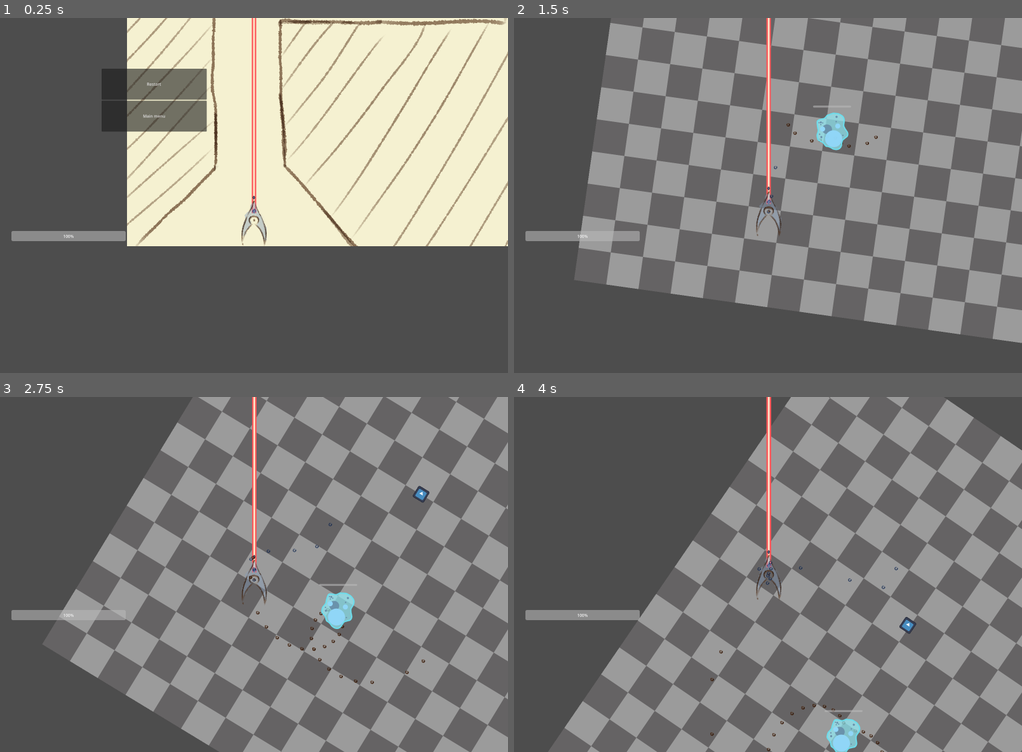
Above: before the commit, frames 1-4 (two rows, left to right).
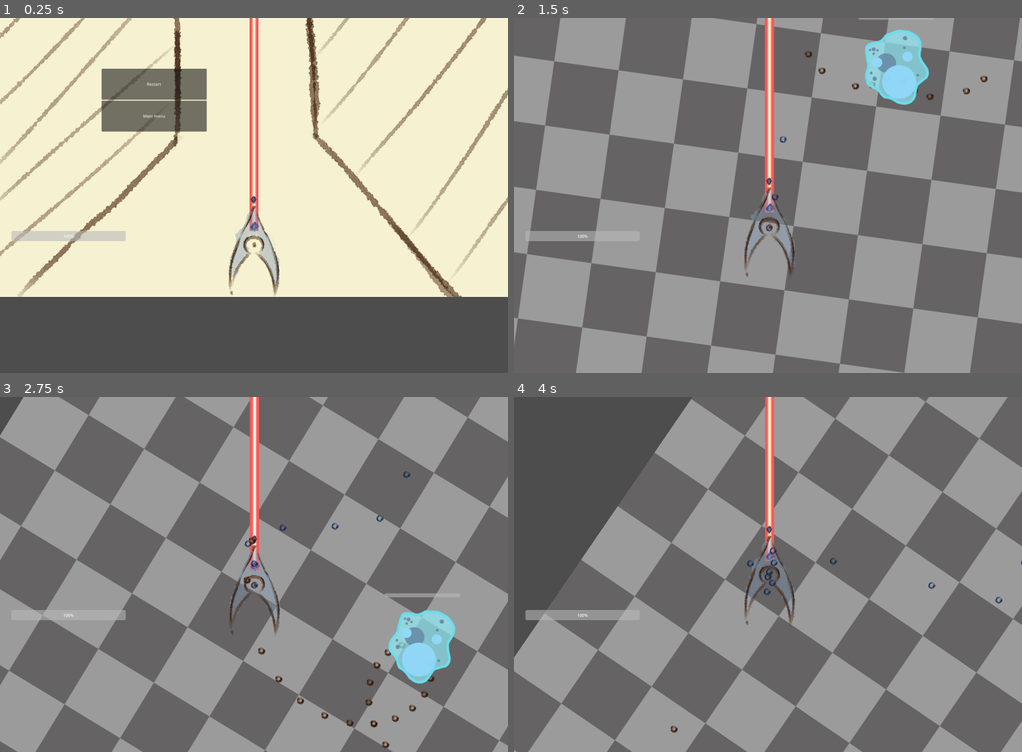
Above: after the commit, the same moments.

Repository: AustereTriceratops/BulletHellEngine
Game: Godot game, scene res://levels/level.tscn
Two runs of this game, one before a commit and one after it. Both use one fixed random seed, a clock stepped at 60 frames per second and the inputs below. The engine's default icon, where the game draws it, is replaced by a stand-in: a white triangle on a blue panel in a dark square.
Inputs (mouse positions are in pixels of both pictures, inside the frame that each line leads up to):
- Up to frame 1 (0.25 s): no input
- Up to frame 2 (1.5 s): click "Restart" at 0.5 s; move the mouse to (793, 195) at 1.27 s; hold W (player_up) from 1.28 s (still down); hold Q (look_left) from 1.28 s (still down)
- Up to frame 3 (2.75 s): keep holding W (player_up); move the mouse to (228, 574) at 2.02 s; release Q (look_left) at 2.03 s; tap E (look_right) at 2.1 s
- Up to frame 4 (4 s): keep holding W (player_up); move the mouse to (778, 567) at 2.77 s; hold Shift (shift) 2.78-3.53 s; move the mouse to (762, 581) at 3.52 s; tap Q (look_left) at 3.6 s

The runs differ from the first frame. In frame 1, 38% of the frame differs, in the area x 0-100%, y 0-79%; in frame 2, 52%; in frame 3, 53%, in the area x 0-100%, y 0-100%; in frame 4, 45%.

Commit message:
hit flash animation

Diff:
--- /dev/null
+++ b/enemies/FollowEnemy.tres
@@ -0,0 +1,76 @@
+[gd_resource type="VisualShader" load_steps=5 format=3 uid="uid://gpq4gjh1mypu"]
+
+[sub_resource type="VisualShaderNodeColorParameter" id="VisualShaderNodeColorParameter_ywdcx"]
+output_port_for_preview = 0
+parameter_name = "flashColor"
+default_value_enabled = true
+
+[sub_resource type="VisualShaderNodeIf" id="VisualShaderNodeIf_hhckj"]
+
+[sub_resource type="VisualShaderNodeBooleanParameter" id="VisualShaderNodeBooleanParameter_eqxj3"]
+parameter_name = "enabled"
+default_value_enabled = true
+default_value = true
+
+[sub_resource type="VisualShaderNodeInput" id="VisualShaderNodeInput_ss8ii"]
+input_name = "color"
+
+[resource]
+code = "shader_type canvas_item;
+render_mode blend_mix;
+
+uniform bool enabled = true;
+uniform vec4 flashColor : source_color = vec4(1.000000, 1.000000, 1.000000, 1.000000);
+
+
+
+void fragment() {
+// BooleanParameter:4
+	bool n_out4p0 = enabled;
+
+
+// ColorParameter:2
+	vec4 n_out2p0 = flashColor;
+
+
+// Input:5
+	vec4 n_out5p0 = COLOR;
+
+
+	vec3 n_out3p0;
+// If:3
+	float n_in3p1 = 0.00000;
+	float n_in3p2 = 0.00001;
+	if(abs((n_out4p0 ? 1.0 : 0.0) - n_in3p1) < n_in3p2)
+	{
+		n_out3p0 = vec3(n_out2p0.xyz);
+	}
+	else if((n_out4p0 ? 1.0 : 0.0) < n_in3p1)
+	{
+		n_out3p0 = vec3(n_out5p0.xyz);
+	}
+	else
+	{
+		n_out3p0 = vec3(n_out5p0.xyz);
+	}
+
+
+// Output:0
+	COLOR.rgb = n_out3p0;
+
+
+}
+"
+graph_offset = Vector2(-542.271, -337.837)
+mode = 1
+flags/light_only = false
+nodes/fragment/0/position = Vector2(500, -80)
+nodes/fragment/2/node = SubResource("VisualShaderNodeColorParameter_ywdcx")
+nodes/fragment/2/position = Vector2(-1180, -480)
+nodes/fragment/3/node = SubResource("VisualShaderNodeIf_hhckj")
+nodes/fragment/3/position = Vector2(0, -520)
+nodes/fragment/4/node = SubResource("VisualShaderNodeBooleanParameter_eqxj3")
+nodes/fragment/4/position = Vector2(-640, -620)
+nodes/fragment/5/node = SubResource("VisualShaderNodeInput_ss8ii")
+nodes/fragment/5/position = Vector2(-940, 40)
+nodes/fragment/connections = PackedInt32Array(4, 0, 3, 0, 2, 0, 3, 3, 3, 0, 0, 0, 5, 0, 3, 4, 5, 0, 3, 5)
--- a/enemies/FollowEnemy.tscn
+++ b/enemies/FollowEnemy.tscn
@@ -1,13 +1,57 @@
-[gd_scene load_steps=5 format=3 uid="uid://cksfi68aa6ek3"]
+[gd_scene load_steps=10 format=3 uid="uid://cksfi68aa6ek3"]
 
 [ext_resource type="Script" path="res://enemies/follow_enemy.gd" id="1_bvo2k"]
 [ext_resource type="Texture2D" uid="uid://phncr5l0b23n" path="res://icon.svg" id="1_ehvv0"]
+[ext_resource type="Shader" uid="uid://gpq4gjh1mypu" path="res://enemies/FollowEnemy.tres" id="2_ocrar"]
 
 [sub_resource type="RectangleShape2D" id="RectangleShape2D_x1x1h"]
 size = Vector2(20, 12)
 
+[sub_resource type="ShaderMaterial" id="ShaderMaterial_5hldv"]
+resource_local_to_scene = true
+shader = ExtResource("2_ocrar")
+shader_parameter/enabled = true
+shader_parameter/flashColor = Color(0.980392, 0.968627, 0.839216, 1)
+
 [sub_resource type="RectangleShape2D" id="RectangleShape2D_bq1ck"]
 size = Vector2(8, 8)
+
+[sub_resource type="Animation" id="Animation_4mv8p"]
+resource_name = "hit_flash"
+length = 0.1
+tracks/0/type = "value"
+tracks/0/imported = false
+tracks/0/enabled = true
+tracks/0/path = NodePath("Sprite2D:material:shader_parameter/enabled")
+tracks/0/interp = 1
+tracks/0/loop_wrap = true
+tracks/0/keys = {
+"times": PackedFloat32Array(0, 0.1),
+"transitions": PackedFloat32Array(1, 1),
+"update": 1,
+"values": [false, true]
+}
+
+[sub_resource type="Animation" id="Animation_gxjxn"]
+length = 0.001
+tracks/0/type = "value"
+tracks/0/imported = false
+tracks/0/enabled = true
+tracks/0/path = NodePath("Sprite2D:material:shader_parameter/enabled")
+tracks/0/interp = 1
+tracks/0/loop_wrap = true
+tracks/0/keys = {
+"times": PackedFloat32Array(0),
+"transitions": PackedFloat32Array(1),
+"update": 1,
+"values": [true]
+}
+
+[sub_resource type="AnimationLibrary" id="AnimationLibrary_8levv"]
+_data = {
+"RESET": SubResource("Animation_gxjxn"),
+"hit_flash": SubResource("Animation_4mv8p")
+}
 
 [node name="FollowEnemy" type="CharacterBody2D" groups=["enemies"]]
 collision_layer = 0
@@ -18,10 +62,12 @@
 shape = SubResource("RectangleShape2D_x1x1h")
 
 [node name="Sprite2D" type="Sprite2D" parent="."]
+material = SubResource("ShaderMaterial_5hldv")
 scale = Vector2(0.4, 0.4)
 texture = ExtResource("1_ehvv0")
 
 [node name="Hitbox" type="Area2D" parent="."]
+visible = false
 collision_layer = 8
 collision_mask = 5
 
@@ -29,4 +75,9 @@
 scale = Vector2(7, 7)
 shape = SubResource("RectangleShape2D_bq1ck")
 
+[node name="HitFlash" type="AnimationPlayer" parent="."]
+libraries = {
+"": SubResource("AnimationLibrary_8levv")
+}
+
 [connection signal="body_entered" from="Hitbox" to="." method="_on_hitbox_body_entered"]
--- a/enemies/follow_enemy.gd
+++ b/enemies/follow_enemy.gd
@@ -1,4 +1,6 @@
 extends CharacterBody2D
+
+@onready var hitFlash = $HitFlash
 
 var mainNode: Node
 var playerNode: CharacterBody2D
@@ -14,6 +16,7 @@
 
 func damage(amt):
 	health -= amt
+	hitFlash.play('hit_flash')
 
 	if health <= 0:
 		queue_free()
--- a/player/Player.tscn
+++ b/player/Player.tscn
@@ -38,6 +38,7 @@
 polygon = PackedVector2Array(0, -18, -16, 2.4, -18.6667, 21.2, 0, 1.6, 17.3333, 21.2, 17.3333, 3.2)
 
 [node name="PlayerCamera" parent="." instance=ExtResource("4_6fikn")]
+zoom = Vector2(2, 2)
 
 [node name="Ray" type="RayCast2D" parent="."]
 target_position = Vector2(0, -1000)
--- a/player/player.gd
+++ b/player/player.gd
@@ -106,7 +106,7 @@
 	t += delta
 
 func _physics_process(delta):
-	if fmod(t + delta, 0.1) - delta < 0:
+	if fmod(t + delta, 0.2) - delta < 0:
 		if $Ray.is_colliding():
 			var body = $Ray.get_collider()
 
